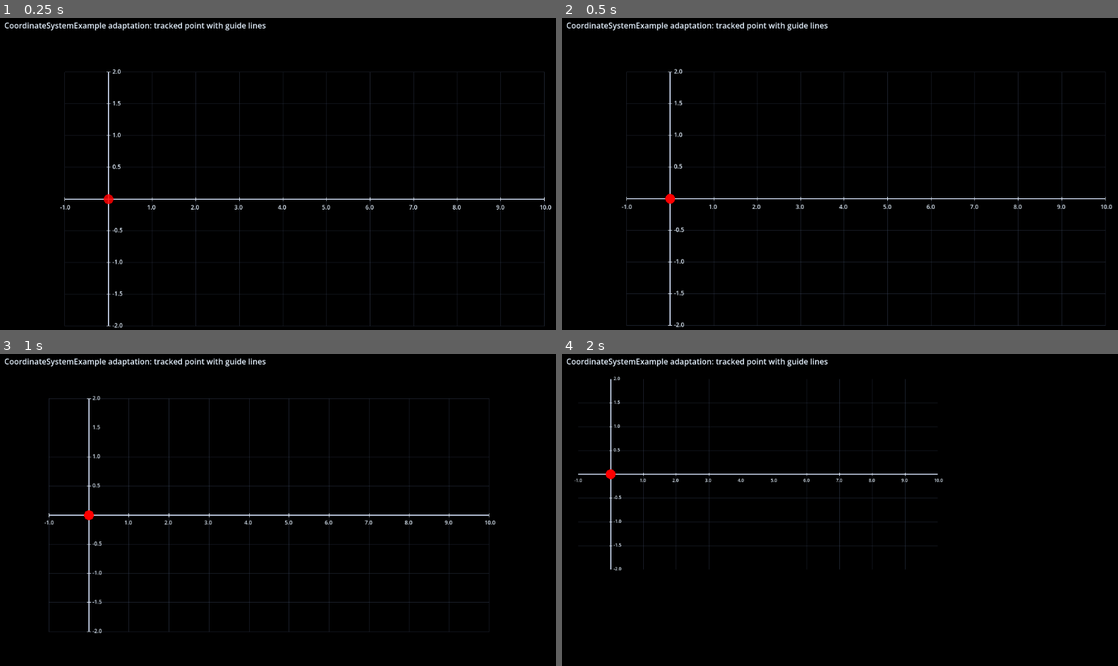
Above: before the commit, frames 1-4 (two rows, left to right).
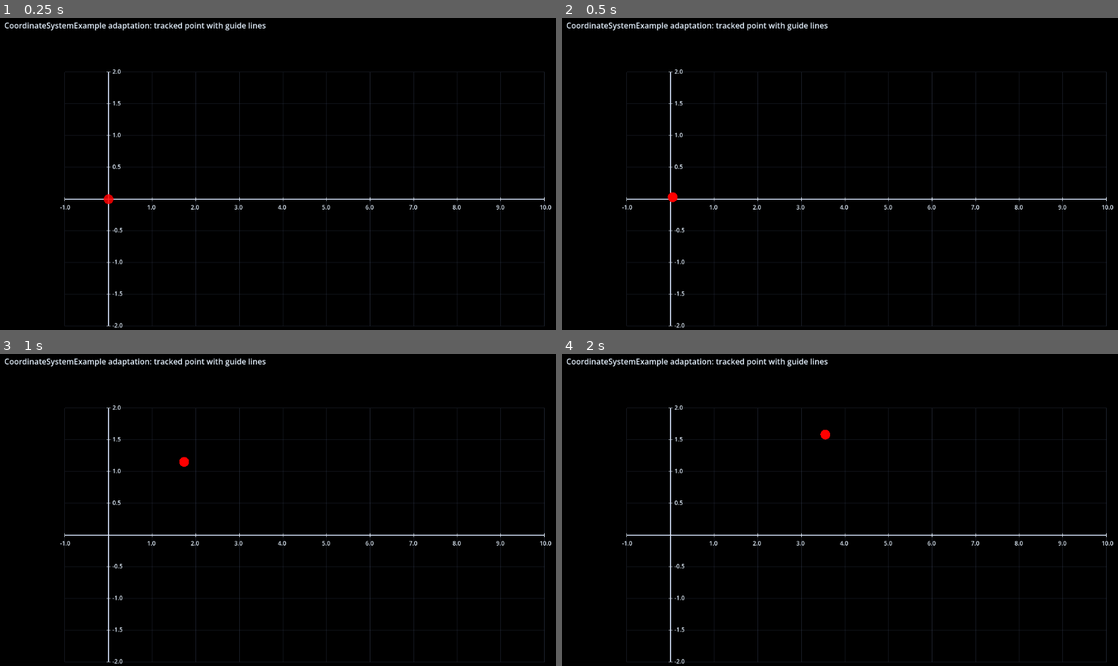
Above: after the commit, the same moments.

Repository: MagikBased/Libre-Shapes-and-Graphs
Game: Godot game, scene res://Scenes/demos/example_coordinate_system.tscn
Same seed, same stepped clock (60 frames per second), same inputs: the game is played once before the commit and once after it. This scene is started directly instead of the project's main scene.
Inputs (mouse positions are in pixels of both pictures, inside the frame that each line leads up to):
- Up to frame 1 (0.25 s): no input
- Up to frame 2 (0.5 s): no input
- Up to frame 3 (1 s): tap Enter (ui_accept) at 0.5, 0.77 s; move the mouse to (400, 491) at 0.52 s; hold Right (Next Scene) from 0.53 s (still down); click (400, 491) at 0.67 s
- Up to frame 4 (2 s): release Right (Next Scene) at 1.25 s; drag from (728, 522) to (812, 572) at 1.27 s

Frame 1 is identical in both runs. In frame 2, 2.7% of the frame differs, in the area x 10-100%, y 16-100%; in frame 3, 4.1%, in the area x 7-100%, y 13-100%; in frame 4, 3.3%.
Error before the commit: Invalid type in function 'new' in base 'GDScript'. The array of argument 1 (Array) does not have the same element type as the expected typed array argument. (r…

Commit message:
runtime error fixes

Diff:
--- a/Scripts/core/GShapesAnimationGroup.gd
+++ b/Scripts/core/GShapesAnimationGroup.gd
@@ -5,10 +5,11 @@
 
 
 func _init(
-	p_animations: Array[GShapesAnimation],
+	p_animations: Array,
 	p_rate_func_name: StringName = &"linear"
 ) -> void:
-	for animation in p_animations:
+	for item in p_animations:
+		var animation: GShapesAnimation = item as GShapesAnimation
 		if animation != null:
 			animations.append(animation)
 
--- a/Scripts/core/GShapesLaggedGroup.gd
+++ b/Scripts/core/GShapesLaggedGroup.gd
@@ -9,11 +9,12 @@
 
 
 func _init(
-	p_animations: Array[GShapesAnimation],
+	p_animations: Array,
 	p_lag_ratio: float = 0.2,
 	p_rate_func_name: StringName = &"linear"
 ) -> void:
-	for animation in p_animations:
+	for item in p_animations:
+		var animation: GShapesAnimation = item as GShapesAnimation
 		if animation != null:
 			animations.append(animation)
 
--- a/Scripts/core/GShapesSequence.gd
+++ b/Scripts/core/GShapesSequence.gd
@@ -6,10 +6,11 @@
 
 
 func _init(
-	p_animations: Array[GShapesAnimation],
+	p_animations: Array,
 	p_rate_func_name: StringName = &"linear"
 ) -> void:
-	for animation in p_animations:
+	for item in p_animations:
+		var animation: GShapesAnimation = item as GShapesAnimation
 		if animation != null:
 			animations.append(animation)
 
